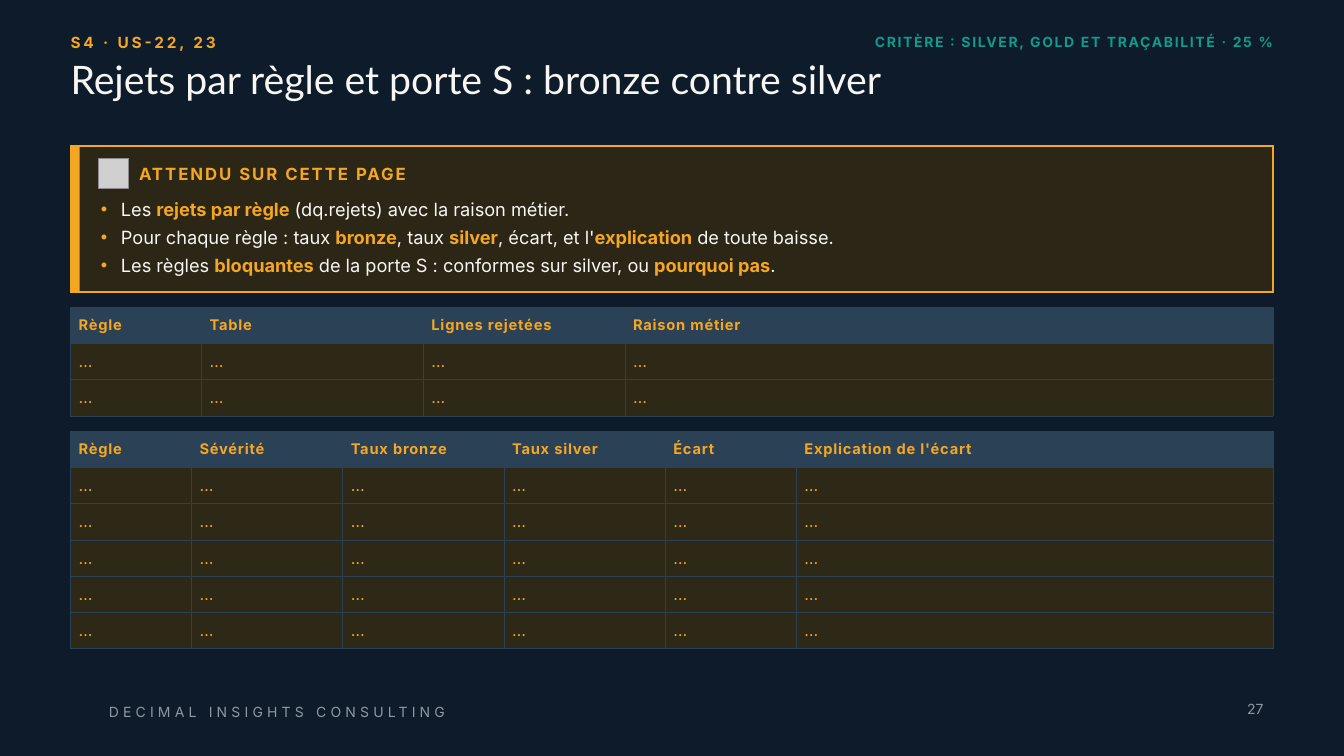
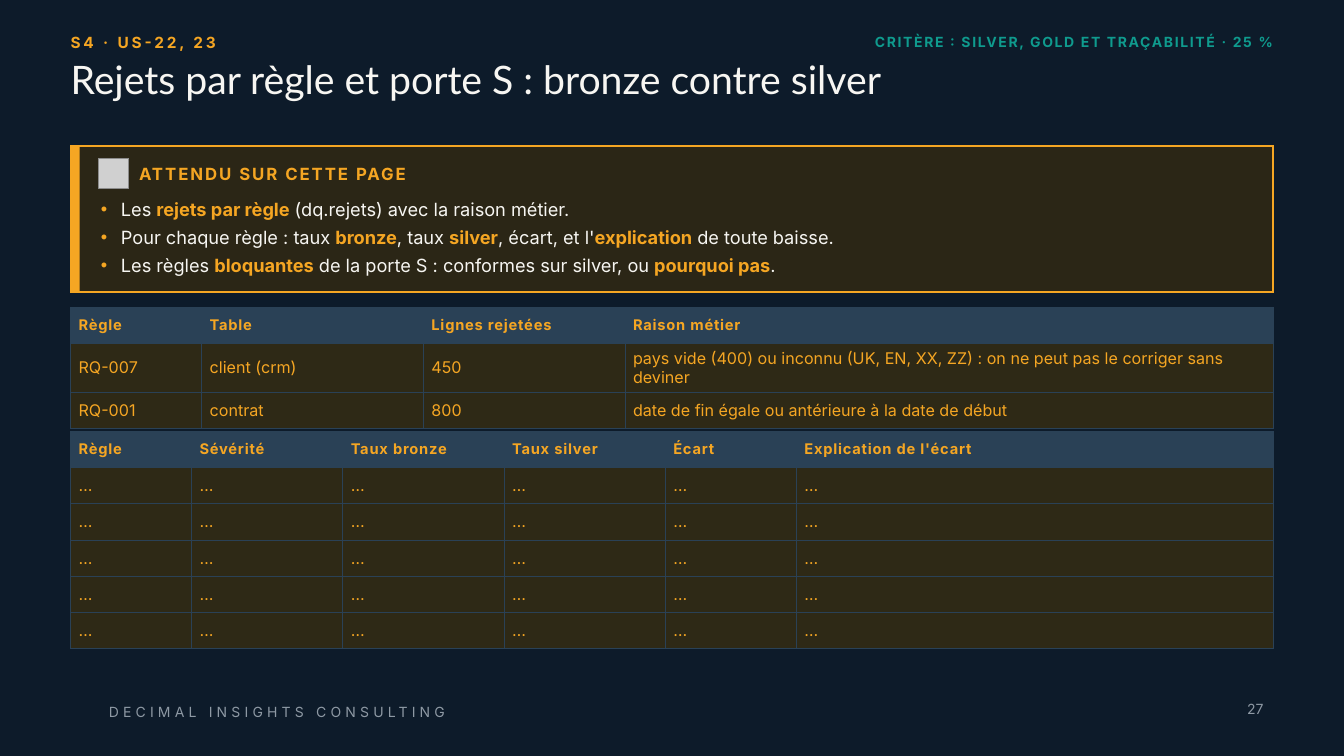
Before and after one commit to Samii05/td-qualite-g01, a slide deck: slide 27 of livrables/Livrable_Groupe_TD_AssurConnect.pptx. Drawn at 1344x756 pixels with LibreOffice and Linux fonts; fonts in the diff are those of the drawing; grey boxes stand for pictures; background and template pictures are left out. Boxes give left, top, right and bottom in pixels: in the first picture for what was removed or moved away, otherwise in the second. Text is boxed around its words. In the diff, an @@ line names an element or a change of style, - is before the commit and + after.

Commit message:
S4: silver standardisé, quarantaine porte S, conservation et idempotence (US-21, US-22)

```diff
--- a/livrables/Livrable_Groupe_TD_AssurConnect.pptx
+++ b/livrables/Livrable_Groupe_TD_AssurConnect.pptx
@@ table at (71,308,1273,424) @@
-row 2: … | … | … | …
+row 2: RQ-007 | client (crm) | 450 | pays vide (400) ou inconnu (UK, EN, XX, ZZ) : on ne peut pas le corriger sans deviner
-row 3: … | … | … | …
+row 3: RQ-001 | contrat | 800 | date de fin égale ou antérieure à la date de début
```
Also in this commit, not shown: 1 other slide changed, 1 other file.
